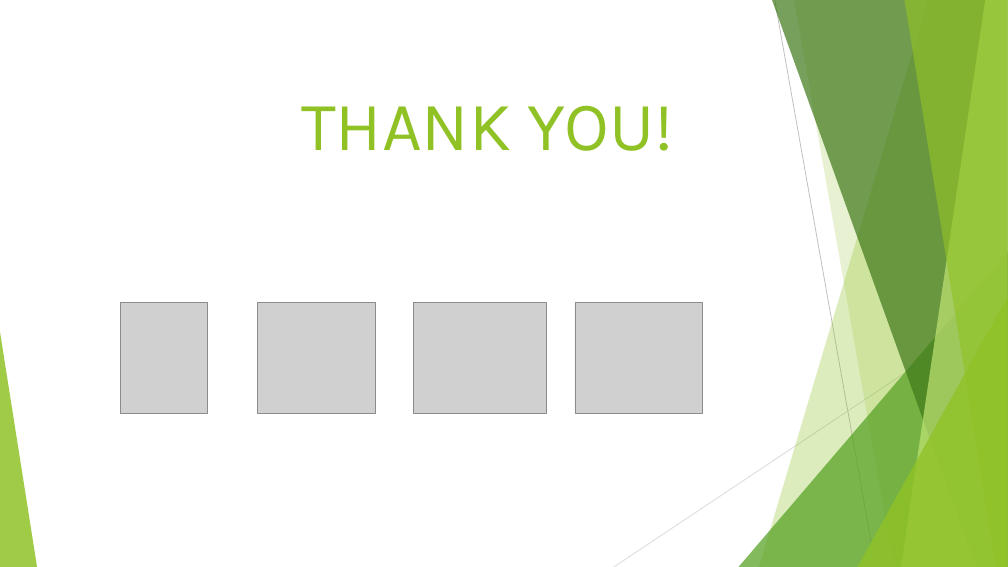
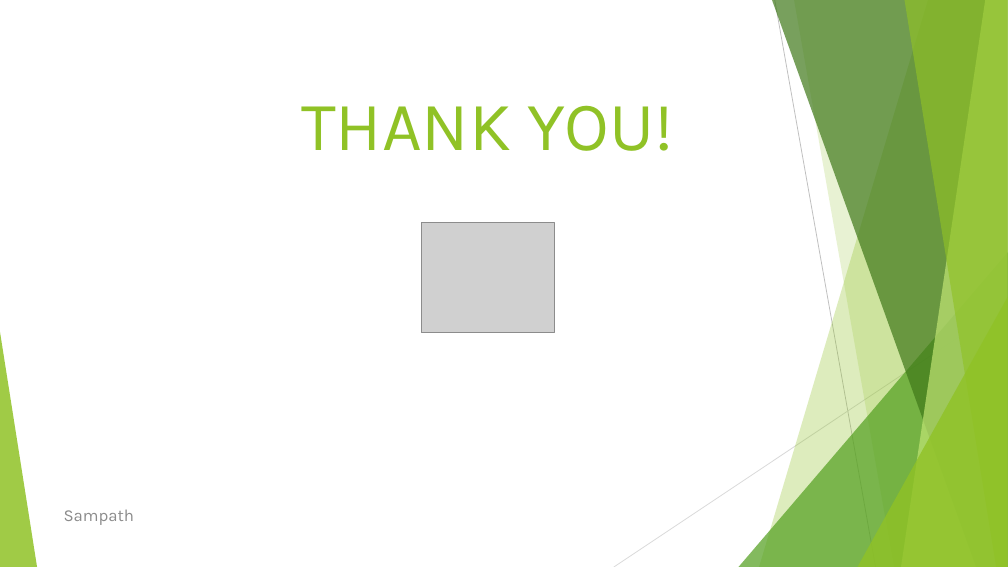
Before and after one commit to Sampath2609/Workshop02, a slide deck: slide 15 of .NETPresentation.pptx (slide 13 before the commit). Drawn at 1008x567 pixels with LibreOffice and Linux fonts; fonts in the diff are those of the drawing; grey boxes stand for pictures. Boxes give left, top, right and bottom in pixels: in the first picture for what was removed or moved away, otherwise in the second. Text is boxed around its words. In the diff, an @@ line names an element or a change of style, - is before the commit and + after.

```diff
--- a/.NETPresentation.pptx
+++ b/.NETPresentation.pptx
@@ picture: place and size @@
-picture at (414,303,547,414)
+picture at (421,222,554,333)
@@ picture removed at (120,303,208,414) @@
@@ picture removed at (258,303,376,414) @@
@@ picture removed at (575,303,702,414) @@
@@ text added at (64,509,134,525), 16 pt, text #8C8C8C @@
+Sampath
```
Also in this commit, not shown: 12 other slides changed, 2 slides added.
